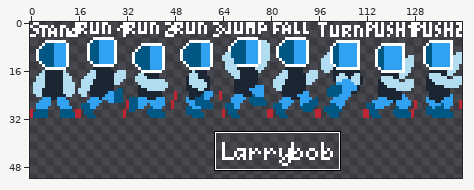
Sprite sheet: assets/graphics/player_1.png. The first picture is a wide view before the edit; the outline marks the close-up.
Close-up. First the earlier version:
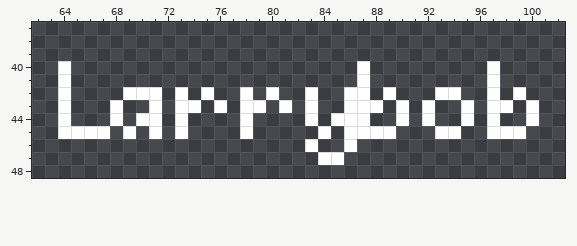
The file is 144x64 pixels. Shown: x 62..102, y 37..48. The wide view leaves out empty margins. The commit also changed other parts of the picture, which this record leaves out.
The same view after the edit:
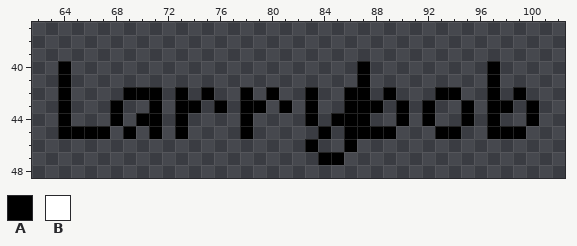
Palette (. is transparent): A #000000  B #ffffff
From old to new:
The edit turns colour B into colour A in rows 40 to 41 at x 64, 87 and 97; in row 42 at x 64, 69 to 71, 73, 75, 78, 80, 83, 86 to 87, 89, 93 to 94, 97 and 99; in row 43 at x 64, 68, 71, 73 to 74, 76, 78 to 79, 81, 83, 86 to 88, 90, 92, 95, 97 to 98 and 100; in row 44 at x 64, 68, 70 to 71, 73, 78, 83, 85 to 87, 90, 92, 95, 97 and 100; in row 45 at x 64 to 67, 69, 71, 73, 78, 84, 86 to 89, 93 to 94 and 97 to 99; in row 46 at x 83 and 86.
The edit turns colour B into colour A in row 47 at x 84 to 85.
Where, in picture pixels (left, top, right, bottom), the same in both close-ups:
changed: (58, 61, 539, 165)
